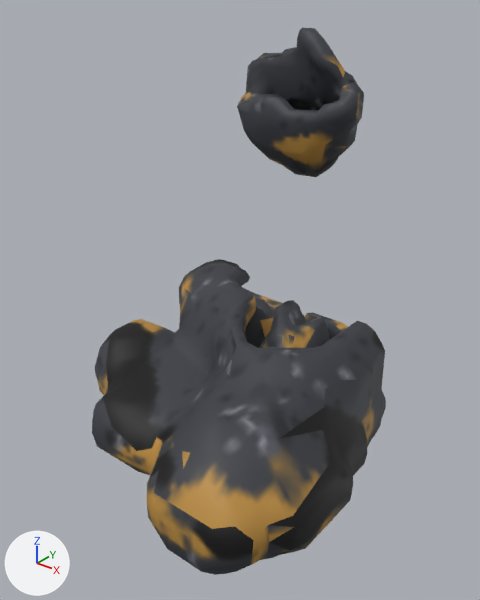
What one commit did to the glTF model www/proto3d/models/beth/equipment/fitted/orin/orin_plate_rare_boot_L.glb.
Both versions are drawn from a camera (50 mm lens) standing at (0.7, -0.972, 0.612) and looking at (0.183, -0.326, 0.211). Arrows for +X, +Y and +Z are at lower left; the lights stay in place. The first picture is the older version. Vertices at exactly the same position are counted once.

The first picture shows 'orin_plate_rare_boot_L'.
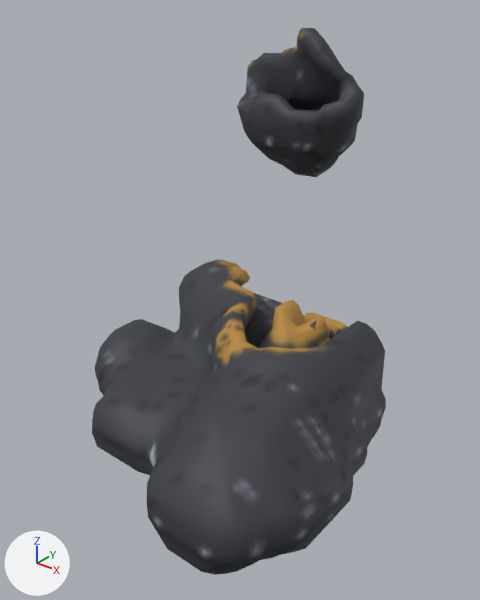
Pixel boxes [x1, y1, x2, y2] of what changed, in the pictures (480 x 600 px; the box of a moved part takes in the faces that stretch with it):
part 1 of me_orin_plate_rare_boot_l_hi_001, moved or reshaped: [182, 268, 373, 453] in both
part 2 of me_orin_plate_rare_boot_l_hi_001, surface changed: [96, 27, 385, 570] in both

The change, as a diff of the scene's bpy script:
```diff
--- a/www/proto3d/models/beth/equipment/fitted/orin/orin_plate_rare_boot_L.glb.py
+++ b/www/proto3d/models/beth/equipment/fitted/orin/orin_plate_rare_boot_L.glb.py
@@ me_orin_plate_rare_boot_l_hi_001 @@
 # used by ob_orin_plate_rare_boot_l; location = (0.0, 0.0, 0.0)
-me_orin_plate_rare_boot_l_hi_001.from_pydata(...)  # 1996 vertices, 4000 faces; spans x -0.04..0.42, y -0.6..0.01, z -0.04..0.544
+me_orin_plate_rare_boot_l_hi_001.from_pydata(...)  # 2011 vertices, 4030 faces; spans x -0.04..0.42, y -0.6..0.01, z -0.04..0.544
+# me_orin_plate_rare_boot_l_hi_001 part 1
+# 11 vertices are removed from x 0.049..0.38, y -0.473..-0.284, z 0.004..0.197
+# 74 faces are deleted
+# 22 vertices are added at x 0.042..0.38, y -0.475..-0.268, z 0.004..0.198
+# 96 new faces join them
+# me_orin_plate_rare_boot_l_hi_001 part 2: 3642 kept faces spanning x -0.04..0.42, y -0.6..0.01, z -0.035..0.544 get new texture (UV) coordinates
+# other edits to the shape of me_orin_plate_rare_boot_l_hi_001 do not show in these pictures
 me_orin_plate_rare_boot_l_hi_001.materials.append(mat_orin_plate_rare_boot_l_mat)
```
